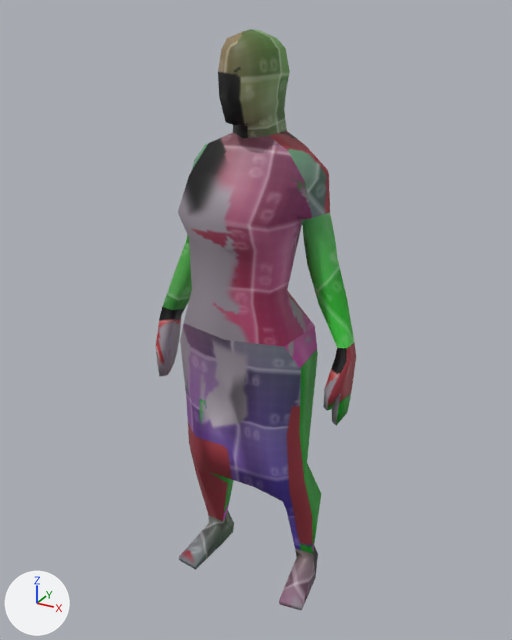
Two versions of the Blender file blend/fem_version_skirt.blend, one commit apart.
Camera for both pictures: a 50 mm lens placed at (94.4, -168.8, 179.0), pointed at (1.3, 0.5, 94.4). The lights are fixed; the arrows at lower left show +X, +Y and +Z. The older version comes first.

The first picture shows 'man_Cube.001'.
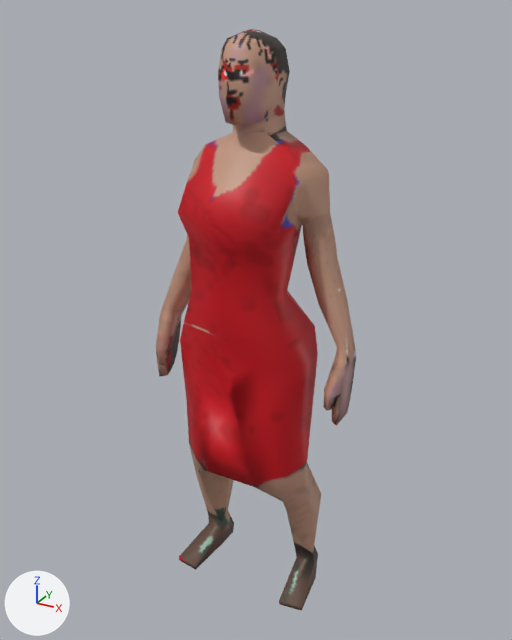
Commit message: outfit skirt quasi completi

Location of each change, (x1, y1, x2, y2) in pixels of the pictures (512 x 640 px):
'man_Cube.001', surface changed: (156, 29, 356, 611) in both

The edits, one by one:
Picture 'outfit_08.png' (img_outfit_08_png) is new.
Material 'Material.001' (mat_material_001) changes its picture from img_texmap_png to img_outfit_08_png.
